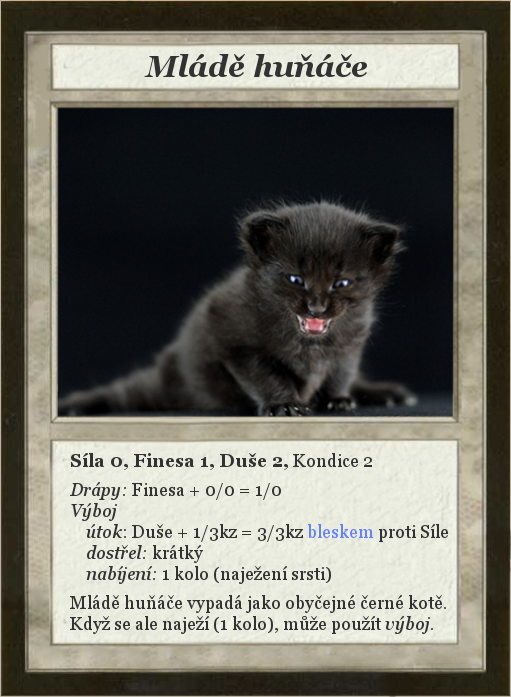
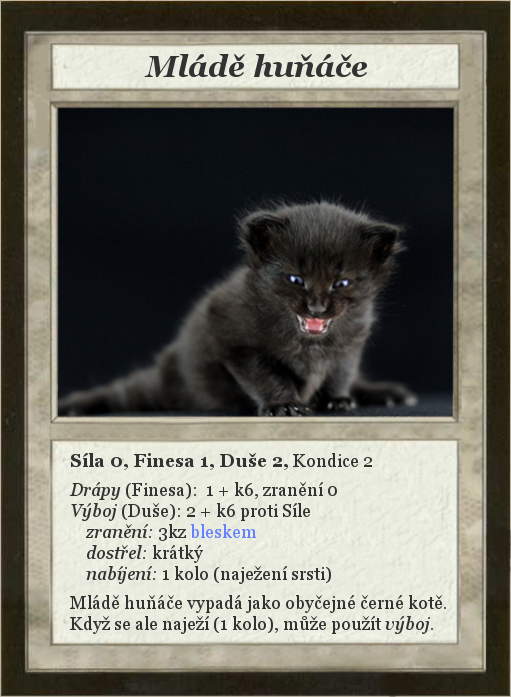
Revision of a layered 511x697 image; what changed, layer by layer:
painted on "Síla 0, Finesa 1, Duše 2, Kond..." over bbox(85, 482, 448, 542)
